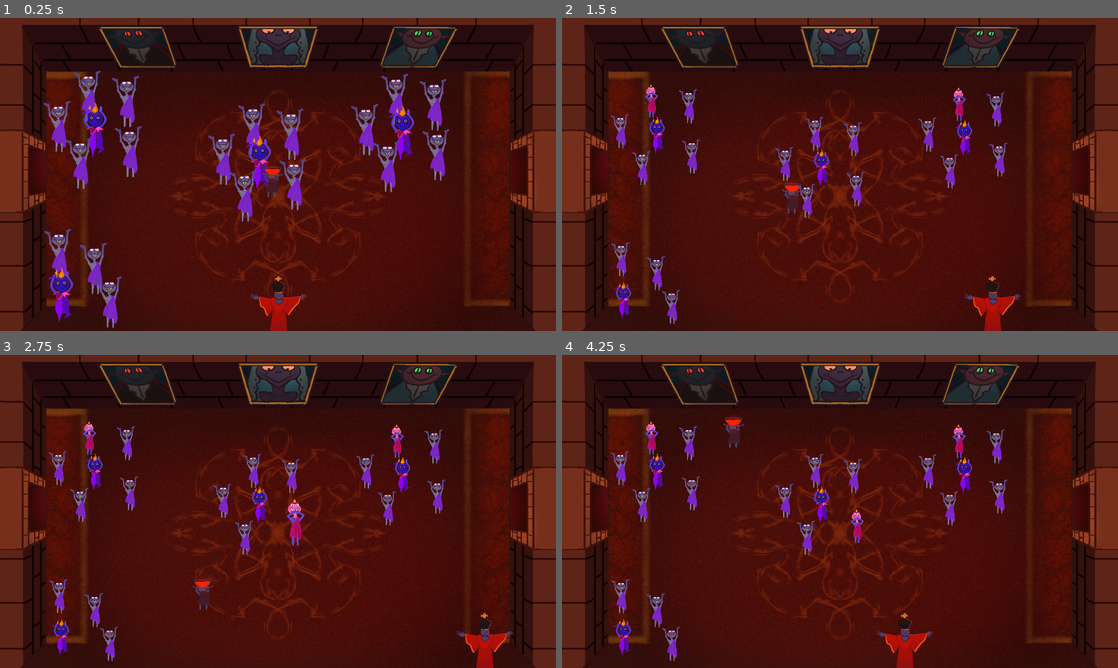
Above: before the commit, frames 1-4 (two rows, left to right).
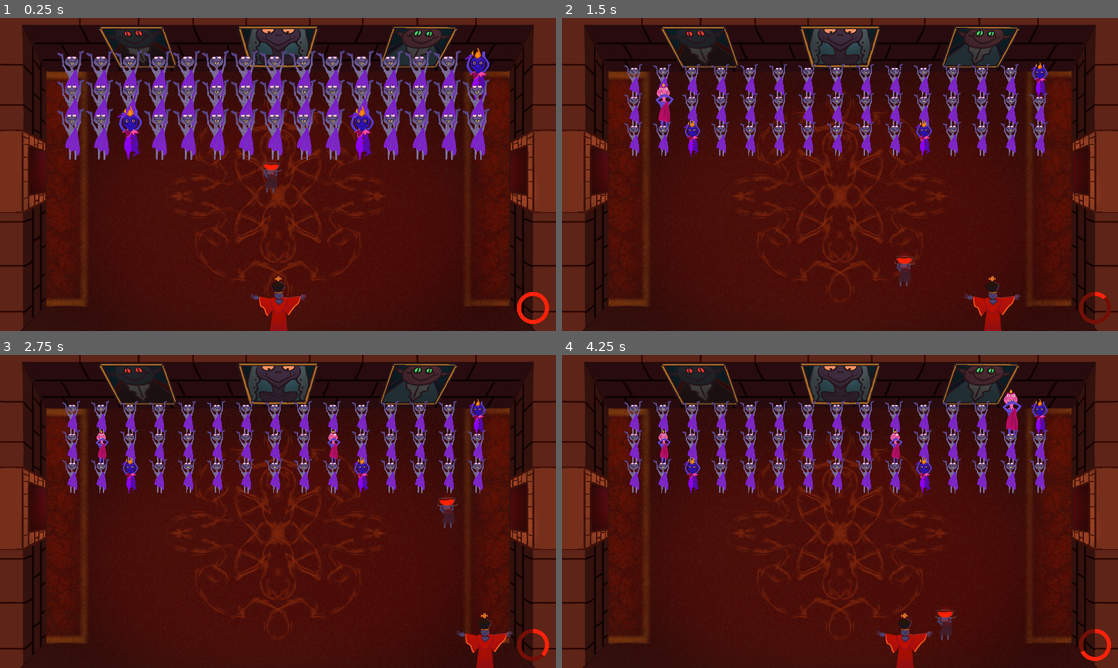
Above: after the commit, the same moments.

Repository: QuantumForgeGames/lest-ye-falter
Game: Godot game, scene res://scenes/levels/debug_level.tscn
Two runs of this game, one before a commit and one after it. Both use one fixed random seed, a clock stepped at 60 frames per second and the inputs below. Before the commit the project starts from res://scenes/levels/level1.tscn.
Inputs (mouse positions are in pixels of both pictures, inside the frame that each line leads up to):
- Up to frame 1 (0.25 s): no input
- Up to frame 2 (1.5 s): move the mouse to (962, 158) at 0.52 s; hold D (move_right) 0.53-1.28 s; tap Shift (random_kick) at 0.6 s; move the mouse to (728, 190) at 1.27 s; hold S (move_down) from 1.28 s (still down); tap O (serve_punch) at 1.35 s
- Up to frame 3 (2.75 s): move the mouse to (333, 442) at 2.02 s; release S (move_down) at 2.03 s; hold D (move_right) from 2.03 s (still down); tap Shift (random_kick) at 2.1 s
- Up to frame 4 (4.25 s): move the mouse to (812, 574) at 2.77 s; release D (move_right) at 2.78 s; hold W (move_up) 2.78-3.53 s; tap O (serve_punch) at 2.85 s; move the mouse to (1006, 558) at 3.52 s; hold A (move_left) from 3.53 s (still down); tap Shift (random_kick) at 3.6 s

The runs differ from the first frame. In frame 1, 18% of the frame differs, in the area x 7-99%, y 9-100%; in frame 2, 9.8%; in frame 3, 9.8%; in frame 4, 9.9%.

Commit message:
add kick timer

Diff:
--- a/project.godot
+++ b/project.godot
@@ -11,7 +11,7 @@
 [application]
 
 config/name="Don't drink the Kool-Aid!"
-run/main_scene="res://scenes/levels/level1.tscn"
+run/main_scene="res://scenes/levels/debug_level.tscn"
 config/features=PackedStringArray("4.2", "GL Compatibility")
 boot_splash/image="res://assets/art/menus/traditional-dark.png"
 config/icon="res://icon.svg"
--- a/scenes/entities/ball.tscn
+++ b/scenes/entities/ball.tscn
@@ -95,3 +95,9 @@
 "": SubResource("AnimationLibrary_tuhb0")
 }
 autoplay = "wobble"
+
+[node name="KickTimer" type="Timer" parent="."]
+wait_time = 5.0
+one_shot = true
+
+[connection signal="timeout" from="KickTimer" to="." method="_on_kick_timer_timeout"]
--- a/scenes/levels/debug_level.tscn
+++ b/scenes/levels/debug_level.tscn
@@ -11,6 +11,9 @@
 [ext_resource type="Texture2D" uid="uid://cx7wt1771l6r3" path="res://assets/art/levels/DoorEntrance.png" id="9_qucbu"]
 [ext_resource type="Texture2D" uid="uid://q7nej7b2ut37" path="res://assets/art/levels/DoorFrame.png" id="10_0c8qp"]
 [ext_resource type="Shader" path="res://assets/shaders/doubt.gdshader" id="11_0wkim"]
+[ext_resource type="Script" path="res://scripts/ui/kick_ui.gd" id="12_ne05v"]
+[ext_resource type="Texture2D" uid="uid://bacq46flfig26" path="res://assets/art/ui/bar_empty.png" id="12_nqqfn"]
+[ext_resource type="Texture2D" uid="uid://bvss2w0see6q1" path="res://assets/art/ui/bar_filled.png" id="13_w0fmq"]
 
 [sub_resource type="WorldBoundaryShape2D" id="WorldBoundaryShape2D_1r277"]
 normal = Vector2(0, 1)
@@ -43,11 +46,12 @@
 
 [node name="DebugLevel" type="Node2D"]
 
-[node name="GameManager" type="Node" parent="." node_paths=PackedStringArray("cultist_spawner", "doubt_shader", "ball")]
+[node name="GameManager" type="Node" parent="." node_paths=PackedStringArray("cultist_spawner", "doubt_shader", "ball", "paranoia_effect_layer")]
 script = ExtResource("1_cergq")
 cultist_spawner = NodePath("../CultistSpawner")
 doubt_shader = NodePath("../ParanoiaEffectLayer/TextureRect")
 ball = NodePath("../Ball")
+paranoia_effect_layer = NodePath("../ParanoiaEffectLayer")
 
 [node name="MinigameManager" type="Node2D" parent="." node_paths=PackedStringArray("paddle")]
 script = ExtResource("2_rpd8a")
@@ -127,3 +131,24 @@
 grow_vertical = 2
 mouse_filter = 2
 texture = SubResource("NoiseTexture2D_5n221")
+
+[node name="UI" type="CanvasLayer" parent="."]
+script = ExtResource("12_ne05v")
+
+[node name="TextureProgressBar" type="TextureProgressBar" parent="UI"]
+anchors_preset = 15
+anchor_right = 1.0
+anchor_bottom = 1.0
+offset_left = 1785.0
+offset_top = 945.0
+offset_right = 50.0
+offset_bottom = 50.0
+grow_horizontal = 2
+grow_vertical = 2
+scale = Vector2(0.6, 0.6)
+max_value = 1.0
+step = 0.005
+value = 1.0
+fill_mode = 4
+texture_under = ExtResource("12_nqqfn")
+texture_progress = ExtResource("13_w0fmq")
--- a/scenes/ui/level_prompt_ui.tscn
+++ b/scenes/ui/level_prompt_ui.tscn
@@ -1,6 +1,6 @@
 [gd_scene load_steps=5 format=3 uid="uid://ck5n1t8ru2p8w"]
 
-[ext_resource type="Script" path="res://scripts/ui/ui.gd" id="1_715gh"]
+[ext_resource type="Script" path="res://scripts/ui/level_prompt_ui.gd" id="1_715gh"]
 
 [sub_resource type="StyleBoxFlat" id="StyleBoxFlat_yqwjt"]
 bg_color = Color(0.648624, 0.15717, 0.179527, 1)
--- a/scripts/entities/ball.gd
+++ b/scripts/entities/ball.gd
@@ -5,13 +5,14 @@
 
 var NARROW_BOUNCE = (Vector2.UP * 8 + Vector2.RIGHT).normalized()
 var WIDE_BOUNCE = (Vector2.UP + Vector2.RIGHT * 5).normalized()
-var KICK_TIMEOUT_DURATION := 10.
+var KICK_TIMEOUT_DURATION := 5.
 
 @export var speed :float = 500
 @export var MAX_SPEED :float = 600
 @export var MIN_SPEED :float = 400
 
 var can_kick: bool = true
+@onready var kick_timer := $KickTimer
 
 func _ready () -> void:
 	motion_mode = CharacterBody2D.MOTION_MODE_FLOATING
@@ -53,15 +54,24 @@
 
 func _on_kick() -> void:
 	can_kick = false
+	kick_timer.start(KICK_TIMEOUT_DURATION)
+	EventManager.kick_state_changed.emit(0., KICK_TIMEOUT_DURATION)
 
 	var tween := get_tree().create_tween()
 	tween.tween_property(self, "scale", Vector2(1.2, 1.2), 0.25)
 	tween.tween_property(self, "scale", Vector2(1., 1.), 0.25)
 
 	match int(signf(velocity.x)):
-		0, 1: velocity = velocity.orthogonal()
-		-1: velocity = velocity.orthogonal() * -1
+		0, 1: velocity = 1.2 * velocity.orthogonal()
+		-1: velocity = 1.2 * velocity.orthogonal() * -1
 
 func set_max_hits (val :int) -> void:
 	$HitHandlerSystem/OnInput.MAX_HIT_COUNT = val
 	$HitHandlerSystem/OnInput.hits_remaining = val
+
+func _on_kick_timer_timeout() -> void:
+	can_kick = true
+
+func on_paddle_bounce() -> void:
+	can_kick = true
+	EventManager.kick_state_changed.emit(1., -1.)
--- a/scripts/globals/event_manager.gd
+++ b/scripts/globals/event_manager.gd
@@ -6,6 +6,8 @@
 signal cultist_escaped(cultist: Cultist)
 
 signal cultist_state_changed(cultist: Cultist)
+
+signal kick_state_changed(val: float, duration: float)
 
 signal level_lost()
 signal level_won()
--- a/scripts/hit_handlers/on_input.gd
+++ b/scripts/hit_handlers/on_input.gd
@@ -9,7 +9,7 @@
 	if body is Paddle:
 		if hits_remaining == 0: entity.change_sprite()
 		hits_remaining = MAX_HIT_COUNT
-		entity.can_kick = true
+		entity.on_paddle_bounce()
 	elif body is Cultist and hits_remaining > 0 and can_serve:
 		hits_remaining -= 1
 		body.on_hit()
--- /dev/null
+++ b/scripts/ui/kick_ui.gd
@@ -0,0 +1,18 @@
+extends CanvasLayer
+
+@onready var bar := $TextureProgressBar
+var tween: Tween = null
+var reset_time: float = 0.25
+
+func _ready() -> void:
+	EventManager.kick_state_changed.connect(_set_progress_tween)
+
+func _set_progress_tween(val: float, duration: float) -> void:
+	if tween: tween.kill()
+	tween = get_tree().create_tween()
+
+	if val == 1.:
+		tween.tween_property(bar, "value", val, reset_time)
+	elif val == 0.:
+		tween.tween_property(bar, "value", val, reset_time)
+		tween.tween_property(bar, "value", 1., duration)
Binary file added: assets/art/ui/bar_empty.png
Binary file added: assets/art/ui/bar_filled.png
Not shown: 1 places in scenes/entities/ball.tscn that only renumber resources
Not shown: 1 places in scenes/entities/cultist.tscn that only renumber resources
Not shown: 1 places in scenes/levels/debug_level.tscn that only renumber resources
Not shown: 1 places in scenes/levels/level1.tscn that only renumber resources
Not shown: 1 places in scenes/levels/level2.tscn that only renumber resources
Not shown: 1 places in scenes/levels/level3.tscn that only renumber resources
Renamed: scripts/ui/ui.gd -> scripts/ui/level_prompt_ui.gd
